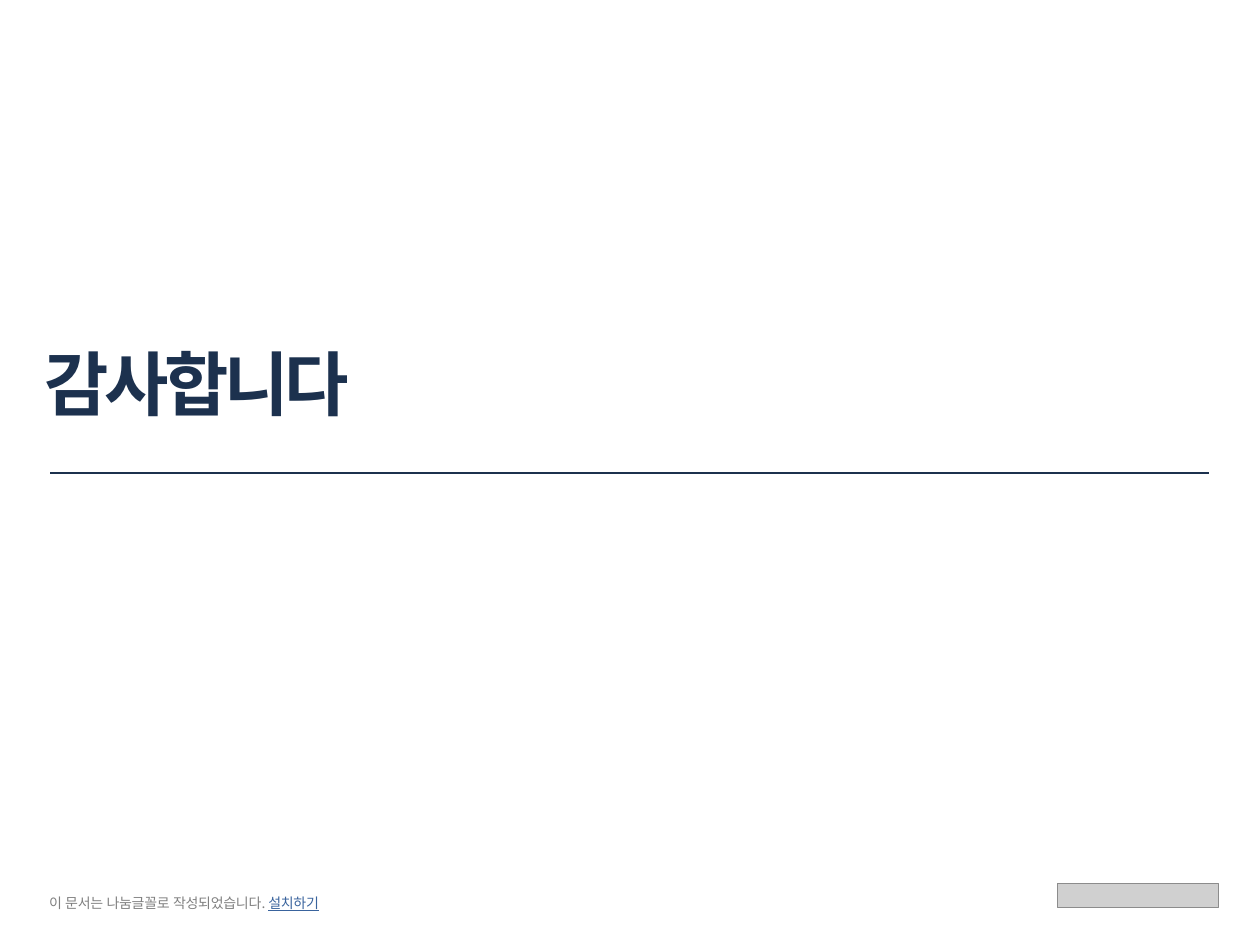
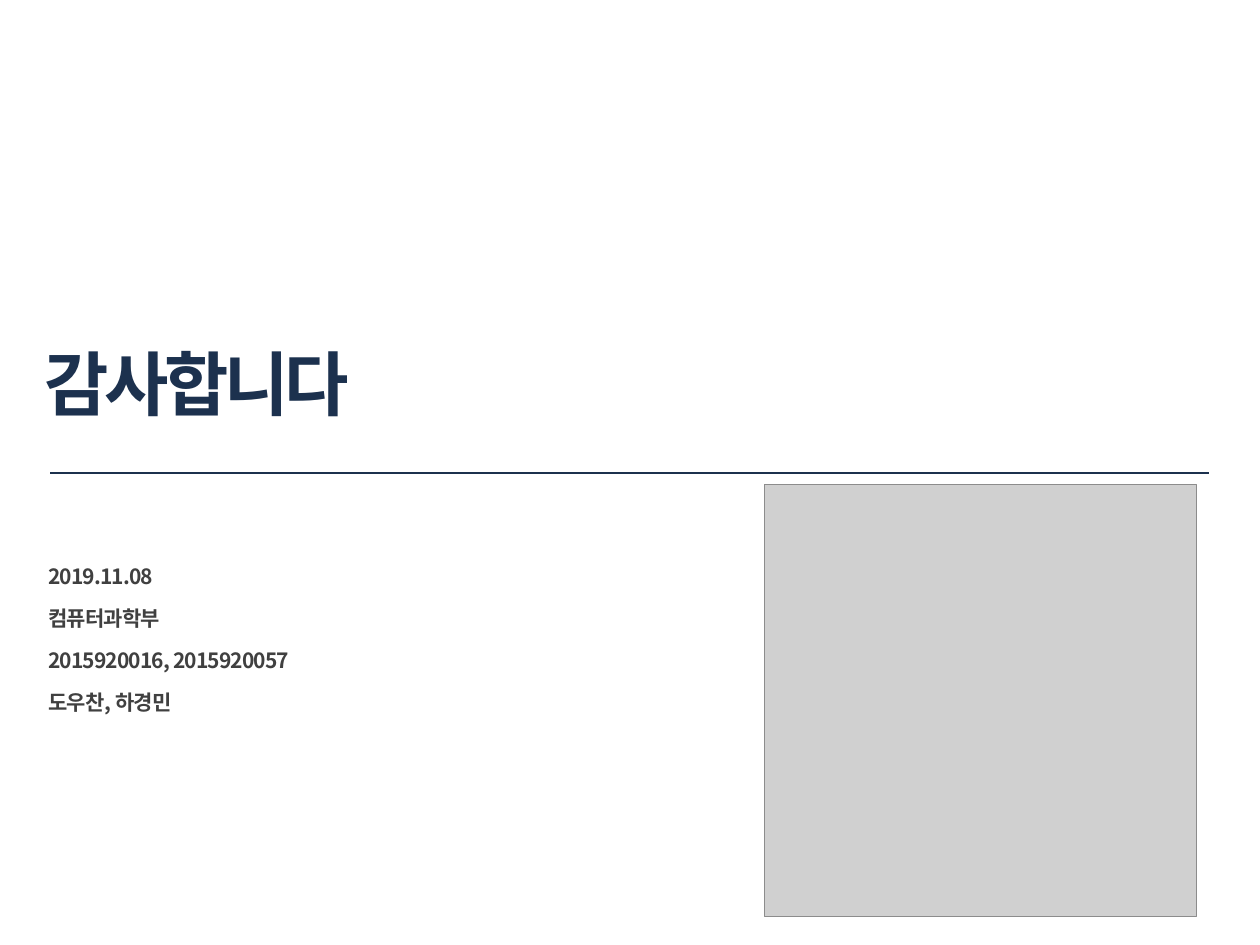
Before and after one commit to livlikwav/UOSSE, a slide deck: slide 18 of 소공중간발표_컴퓨터과학부하경민도우찬.pptx. Drawn at 1260x945 pixels with LibreOffice and Linux fonts; fonts in the diff are those of the drawing; grey boxes stand for pictures. Boxes give left, top, right and bottom in pixels: in the first picture for what was removed or moved away, otherwise in the second. Text is boxed around its words. In the diff, an @@ line names an element or a change of style, - is before the commit and + after.

```diff
--- a/소공중간발표_컴퓨터과학부하경민도우찬.pptx
+++ b/소공중간발표_컴퓨터과학부하경민도우찬.pptx
@@ picture added at (x1=765, y1=484, x2=1197, y2=916) @@
@@ subtitle added at (x1=49, y1=568, x2=289, y2=714), 12 pt, text #404040, bold @@
+2019.11.08
+컴퓨터과학부
+2015920016, 2015920057
+도우찬, 하경민
@@ text removed at (x1=49, y1=896, x2=319, y2=911) @@
-이 문서는 나눔글꼴로 작성되었습니다. 설치하기
@@ picture removed at (x1=1057, y1=883, x2=1218, y2=907) @@
```
Also in this commit, not shown: 1 other slide changed.
